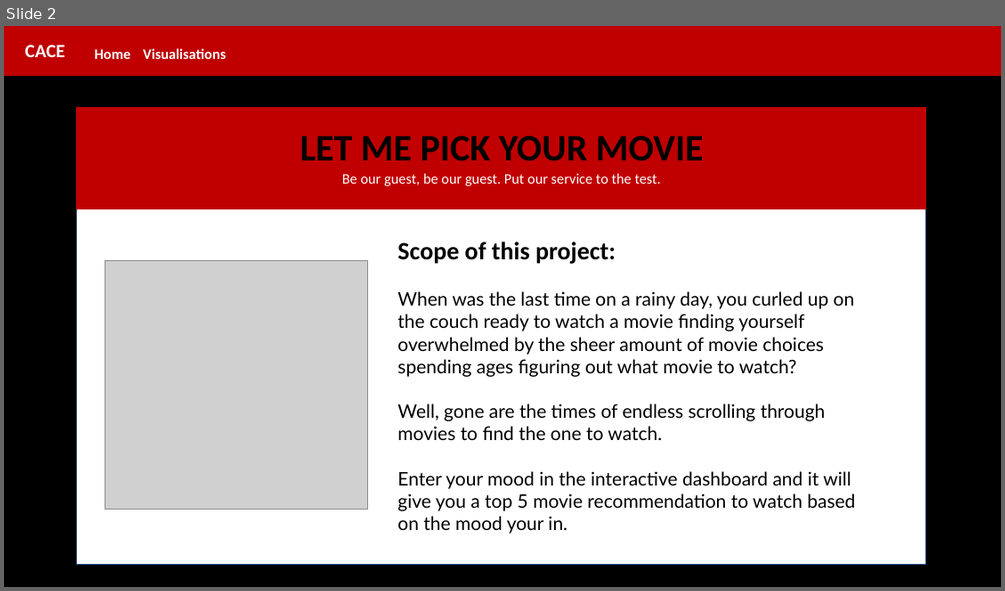
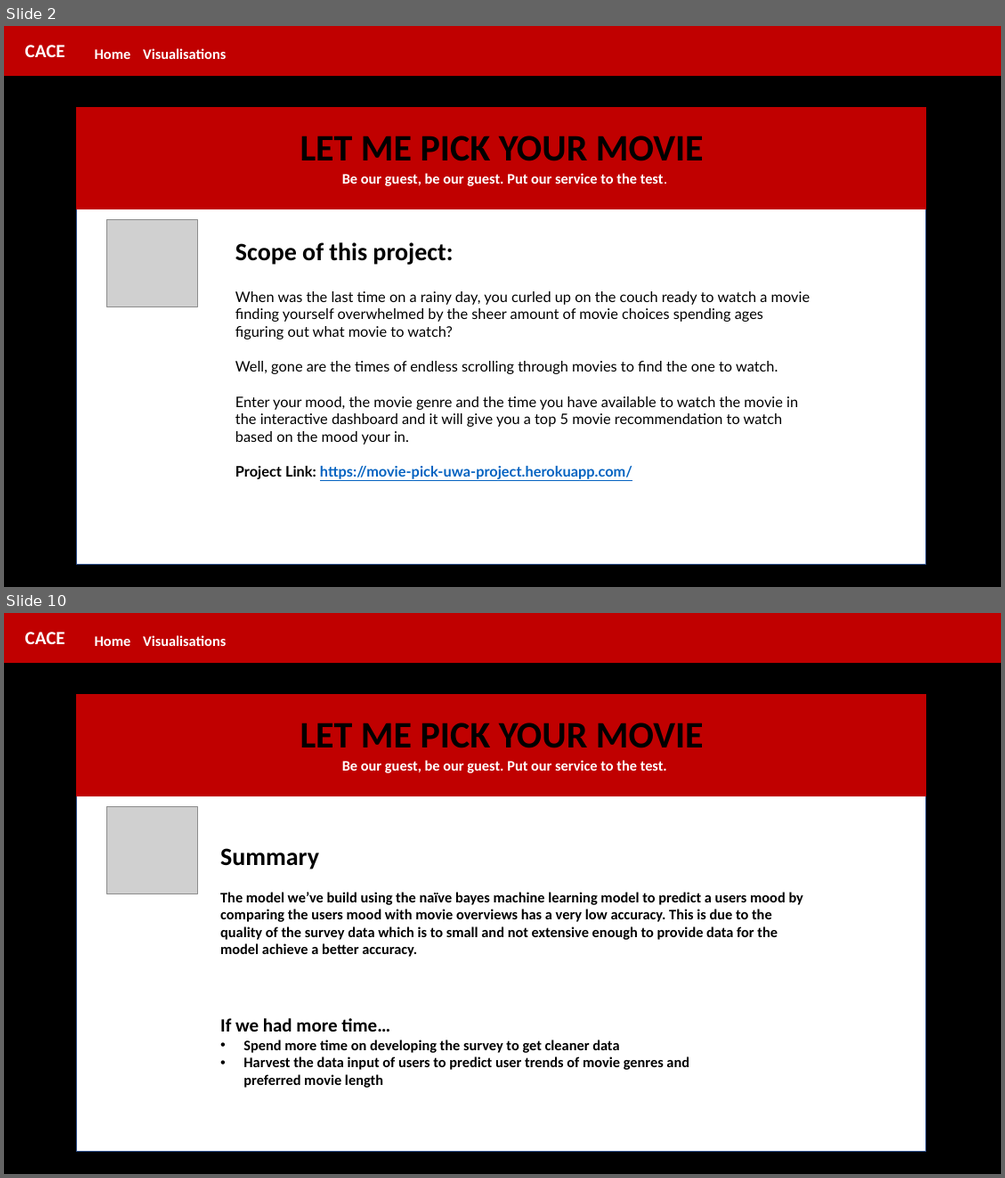
Before and after one commit to CarmenK2/Movie_Pick, a slide deck: Presentation/MoviePick.pptx. Shown one above the other, each under a label of ours: slide 2 before the commit, slides 2 and 10 after it; the slides between them are not shown. The pictures are 1005x591 and 1005x1178 pixels, drawn with LibreOffice and Linux fonts; fonts in the diff are those of the drawing; grey boxes stand for pictures. Boxes give left, top, right and bottom in pixels: in the first picture for what was removed or moved away, otherwise in the second. Text is boxed around its words. In the diff, an @@ line names an element or a change of style, - is before the commit and + after.

```diff
--- a/Presentation/MoviePick.pptx
+++ b/Presentation/MoviePick.pptx
@@ slide 10 added at (4,613,1001,1174), background #FFFFFF @@
@@ rectangle added at (4,613,1001,1174), fill #000000, outline #000000 1 pt @@
@@ rectangle added at (4,613,1001,662), fill #C00000, outline #C00000 1 pt @@
@@ text added at (25,632,65,644), 18 pt, text #FFFFFF, bold @@
+CACE
@@ text added at (95,636,131,646), 14 pt, text #FFFFFF, bold @@
+Home
@@ text added at (143,635,226,646), 14 pt, text #FFFFFF, bold @@
+Visualisations
@@ rectangle added at (77,695,926,1151), fill #FFFFFF, outline #325491 1 pt @@
@@ rectangle added at (77,695,926,796), fill #C00000, outline #C00000 1 pt @@
@@ text added at (300,722,704,748), 36 pt, text #000000, bold @@
+LET ME PICK YOUR MOVIE
@@ text added at (342,760,667,773), 14 pt, text #FFFFFF, bold @@
+Be our guest, be our guest. Put our service to the test.
@@ picture added at (106,807,198,893) @@
@@ text added at (220,848,803,957), 14 pt, text #000000, bold @@
+Summary
+The model we’ve build using the naïve bayes machine learning model to predict a users mood by comparing the users mood with movie overviews has a very low accuracy. This is due to the quality of the survey data which is to small and not extensive enough to provide data for the model achieve a better accuracy.
@@ text added at (220,1018,689,1087), 14 pt, text #000000, bold @@
+If we had more time…
+• Spend more time on developing the survey to get cleaner data
+• Harvest the data input of users to predict user trends of movie genres and preferred movie length
@@ slide 2 changed as well @@
@@ text "Be our guest, be our ..." at (342,173,667,186): bold on @@
@@ picture: place and size @@
-picture at (105,261,367,509)
+picture at (106,220,198,306)
@@ text "Scope of this project:": place and size @@
-text "Scope of this project:" at (397,241,855,533)
+text "Scope of this project:" at (235,242,810,479)
@@ text at (235,291,810,374): size 18 to 14 pt in "When was the last time on a ...", "Well, gone are the times of endless ..." @@
@@ text at (235,396,798,479): text changed; size 18 to 14 pt @@
-Enter your mood in the interactive dashboard and it will give you a top 5 movie recommendation to watch based on the mood your in.
+Enter your mood, the movie genre and the time you have available to watch the movie in the interactive dashboard and it will give you a top 5 movie recommendation to watch based on the mood your in.
+Project Link: https://movie-pick-uwa-project.herokuapp.com/
```
Also in this commit, not shown: 2 other slides changed, 9 other slides added, 19 other files.
